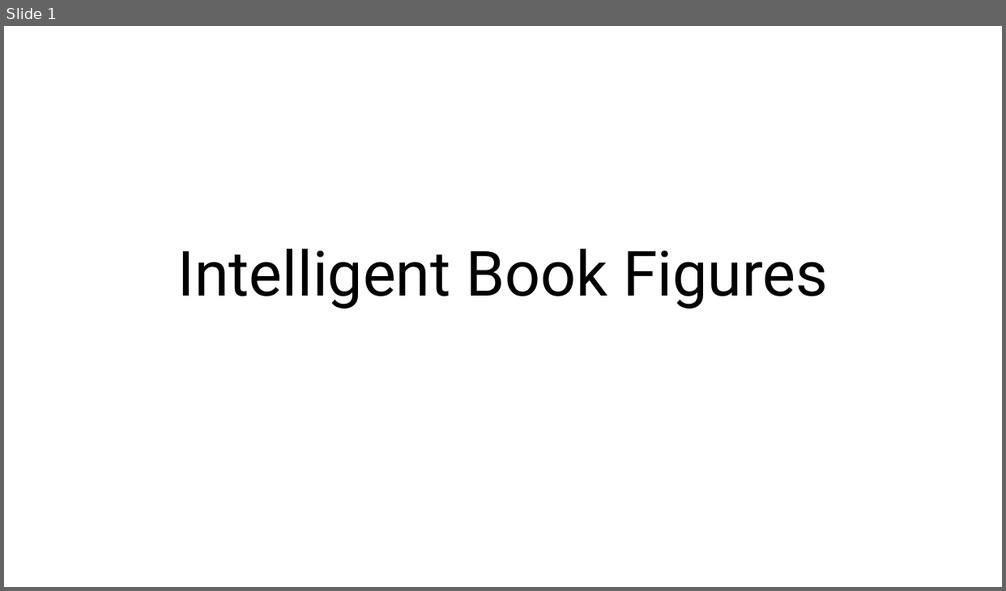
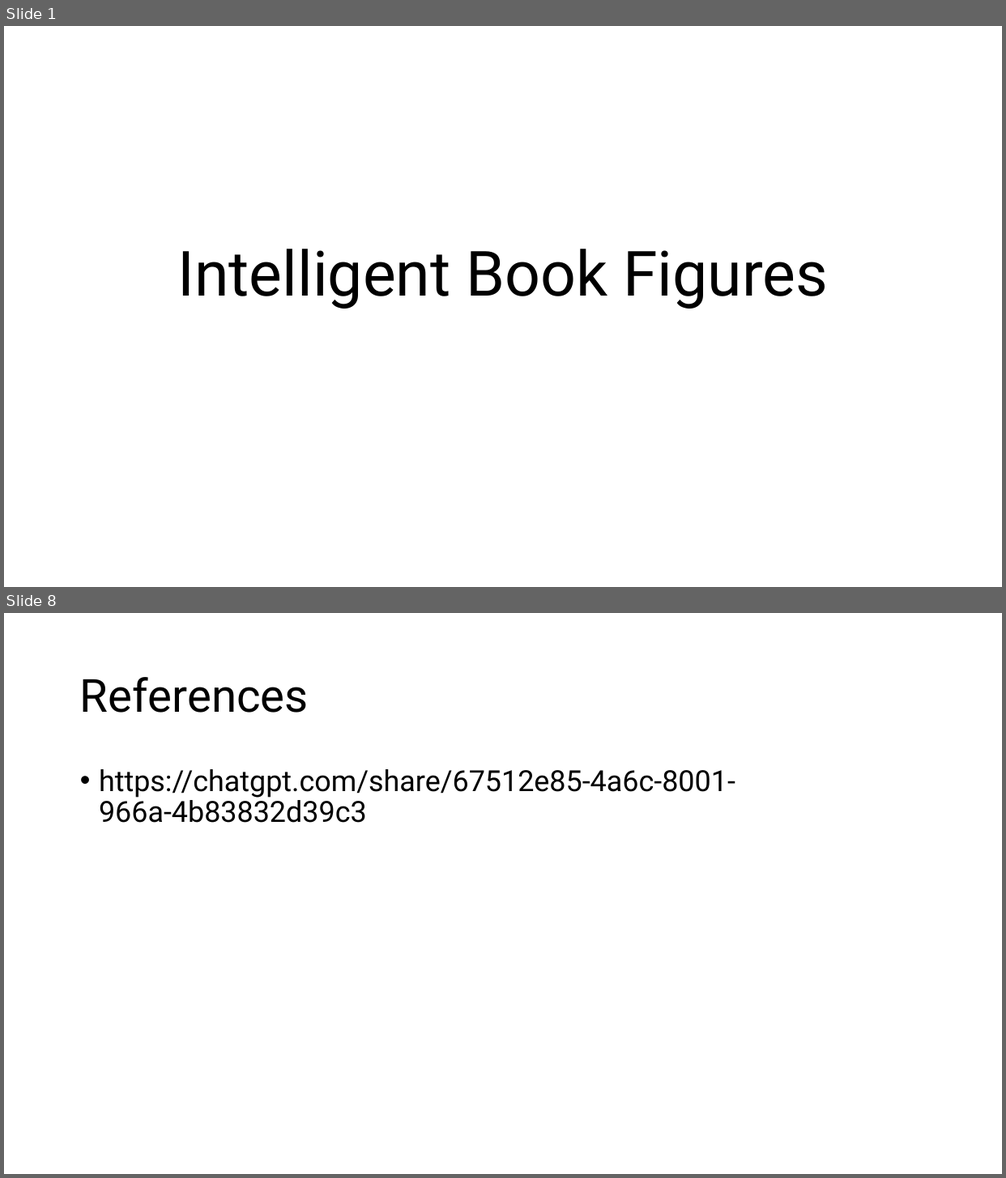
Before and after one commit to dmccreary/intelligent-textbooks, a slide deck: slides/Book-Figures.pptx. Shown one above the other, each under a label of ours: slide 1 before the commit, slides 1 and 8 after it; the slides between them are not shown. The pictures are 1006x591 and 1006x1178 pixels, drawn with LibreOffice and Linux fonts; fonts in the diff are those of the drawing. Boxes give left, top, right and bottom in pixels: in the first picture for what was removed or moved away, otherwise in the second. Text is boxed around its words. In the diff, an @@ line names an element or a change of style, - is before the commit and + after.

```diff
--- a/slides/Book-Figures.pptx
+++ b/slides/Book-Figures.pptx
@@ slide 8 added at box(4, 613, 1002, 1174), background #FFFFFF @@
@@ title added at box(80, 677, 309, 713), 44 pt, text #000000 @@
+References
@@ text added at box(99, 769, 735, 823), 28 pt, text #000000 @@
+• https://chatgpt.com/share/67512e85-4a6c-8001-966a-4b83832d39c3
```
Also in this commit, not shown: 6 other slides added.
